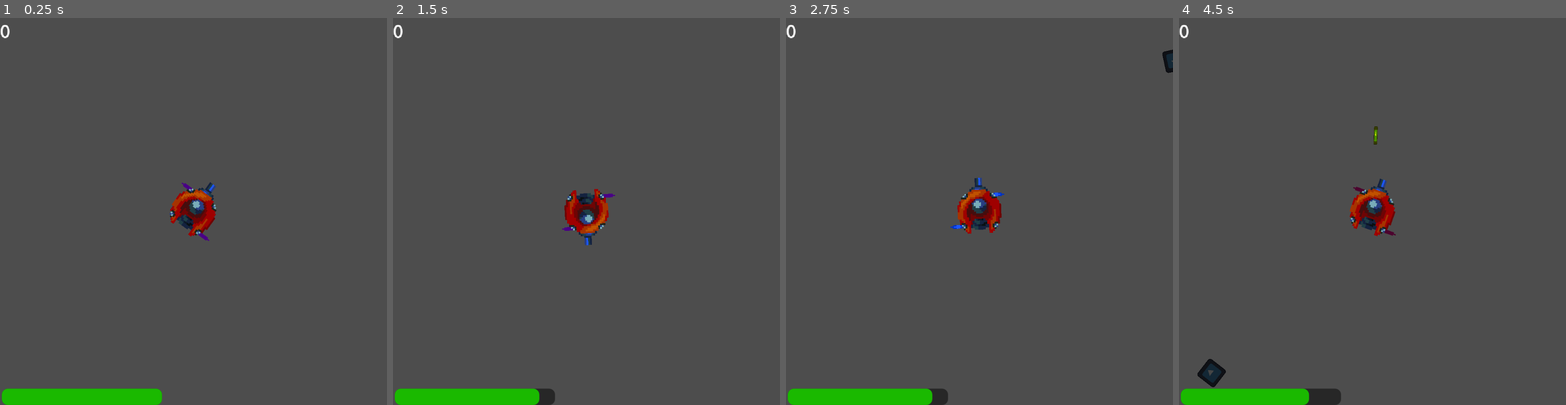
Above: before the commit, frames 1-4 (left to right).
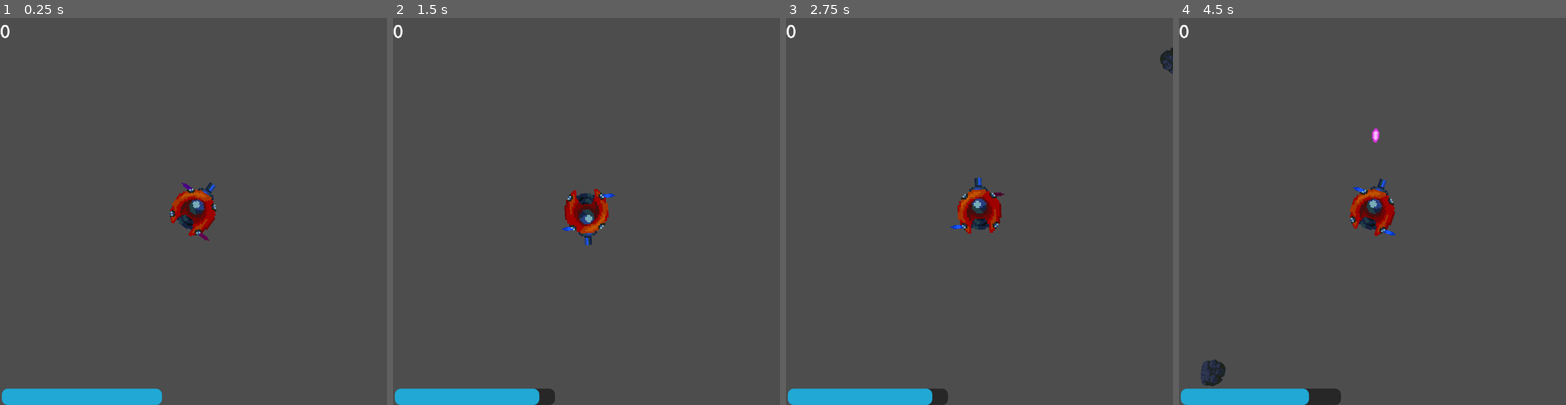
Above: after the commit, the same moments.

Repository: Wife-Haver/JuniperDevJam
Game: Godot game, scene res://Scenes/main.tscn
Two runs of this game, one before a commit and one after it. Both use one fixed random seed, a clock stepped at 60 frames per second and the inputs below. The engine's default icon, where the game draws it, is replaced by a stand-in: a white triangle on a blue panel in a dark square.
Inputs:
- Up to frame 1 (0.25 s): no input
- Up to frame 2 (1.5 s): tap L (blah) at 0.6 s; tap Q (flip_spin) at 1.35 s
- Up to frame 3 (2.75 s): tap Space (shoot) at 2.1 s
- Up to frame 4 (4.5 s): tap L (blah) at 2.85 s; hold Q (flip_spin) 3.53-4.28 s; tap Space (shoot) at 4.35 s

The runs differ from the first frame. In frame 1, 1.8% of the frame differs, in the area x 0-55%, y 55-100%; in frame 2, 1.6%; in frame 3, 1.7%; in frame 4, 1.8%.

Commit message:
added hp pickups

Diff:
--- a/Scenes/asteroid.tscn
+++ b/Scenes/asteroid.tscn
@@ -1,7 +1,7 @@
 [gd_scene format=3 uid="uid://rp1gatnvo3vh"]
 
 [ext_resource type="Script" uid="uid://cc2ajhvf0uimo" path="res://Scripts/asteroid.gd" id="1_a2bka"]
-[ext_resource type="Texture2D" uid="uid://bf3o57s62bg5c" path="res://icon.svg" id="2_rvlwq"]
+[ext_resource type="Texture2D" uid="uid://b028qjwg22dxc" path="res://Assets/BG/Asteroids_Foreground.png" id="2_a2bka"]
 
 [sub_resource type="CircleShape2D" id="CircleShape2D_bi0dy"]
 radius = 20.0
@@ -16,9 +16,9 @@
 script = ExtResource("1_a2bka")
 
 [node name="Sprite2D" type="Sprite2D" parent="." unique_id=2123245068]
-modulate = Color(0.2760652, 0.27606523, 0.27606523, 1)
-scale = Vector2(0.28125, 0.28125)
-texture = ExtResource("2_rvlwq")
+texture = ExtResource("2_a2bka")
+region_enabled = true
+region_rect = Rect2(72, 9, 47, 43)
 
 [node name="CollisionShape2D" type="CollisionShape2D" parent="." unique_id=186368251]
 shape = SubResource("CircleShape2D_bi0dy")
--- a/Scenes/bullet.tscn
+++ b/Scenes/bullet.tscn
@@ -1,26 +1,56 @@
 [gd_scene format=3 uid="uid://o37sfangb3tt"]
 
 [ext_resource type="Script" uid="uid://s60sotj1qu87" path="res://Scripts/bullet.gd" id="1_xjght"]
-[ext_resource type="Texture2D" uid="uid://bf3o57s62bg5c" path="res://icon.svg" id="2_oduel"]
+[ext_resource type="Texture2D" uid="uid://62n6yejfhdjk" path="res://Assets/FX/Fx_01.png" id="2_oduel"]
+[ext_resource type="Texture2D" uid="uid://g0khf24oenmb" path="res://Assets/FX/Fx_02.png" id="2_ycag2"]
+
+[sub_resource type="AtlasTexture" id="AtlasTexture_6afsh"]
+atlas = ExtResource("2_ycag2")
+region = Rect2(32, 0, 16, 16)
+
+[sub_resource type="AtlasTexture" id="AtlasTexture_odot3"]
+atlas = ExtResource("2_oduel")
+region = Rect2(32, 0, 16, 16)
+
+[sub_resource type="SpriteFrames" id="SpriteFrames_t8o6v"]
+animations = [{
+"frames": [{
+"duration": 1.0,
+"texture": SubResource("AtlasTexture_6afsh")
+}],
+"loop": true,
+"name": &"enemy_bullet",
+"speed": 5.0
+}, {
+"frames": [{
+"duration": 1.0,
+"texture": SubResource("AtlasTexture_odot3")
+}],
+"loop": true,
+"name": &"player_bullet",
+"speed": 5.0
+}]
 
 [sub_resource type="RectangleShape2D" id="RectangleShape2D_oduel"]
-size = Vector2(10, 34)
+size = Vector2(14, 26)
 
-[node name="Bullet" type="Area2D" unique_id=671410255]
+[node name="Bullet" type="Area2D" unique_id=671410255 node_paths=PackedStringArray("sprite")]
 collision_layer = 2
 collision_mask = 28
 script = ExtResource("1_xjght")
+sprite = NodePath("Sprite")
 
-[node name="Sprite2D" type="Sprite2D" parent="." unique_id=649517976]
-modulate = Color(1, 1, 0, 1)
-scale = Vector2(0.046875004, 0.234375)
-texture = ExtResource("2_oduel")
+[node name="Sprite" type="AnimatedSprite2D" parent="." unique_id=2505189]
+rotation = -1.5707964
+scale = Vector2(2, 2)
+sprite_frames = SubResource("SpriteFrames_t8o6v")
+animation = &"player_bullet"
 
 [node name="CollisionShape2D" type="CollisionShape2D" parent="." unique_id=1804759849]
 shape = SubResource("RectangleShape2D_oduel")
 
 [node name="VisibleOnScreenNotifier2D" type="VisibleOnScreenNotifier2D" parent="." unique_id=203552101]
-rect = Rect2(-6, -18, 12, 36)
+rect = Rect2(-6, -13, 12, 26)
 
 [connection signal="area_entered" from="." to="." method="_on_area_entered"]
 [connection signal="body_entered" from="." to="." method="_on_body_entered"]
--- a/Scenes/enemy_ship.tscn
+++ b/Scenes/enemy_ship.tscn
@@ -1,10 +1,10 @@
 [gd_scene format=3 uid="uid://cw50bwyh58w3l"]
 
 [ext_resource type="Script" uid="uid://m3f1bgml30xd" path="res://Scripts/enemy_ship.gd" id="1_fqvla"]
-[ext_resource type="Texture2D" uid="uid://bf3o57s62bg5c" path="res://icon.svg" id="2_fqvla"]
+[ext_resource type="Texture2D" uid="uid://c5w4vsmeo2lf2" path="res://Assets/Sprites/Spaceships.png" id="2_fqvla"]
 
 [sub_resource type="CircleShape2D" id="CircleShape2D_csf4i"]
-radius = 74.330345
+radius = 46.0
 
 [sub_resource type="Animation" id="Animation_38hgn"]
 length = 0.001
@@ -115,7 +115,10 @@
 collision_shape = NodePath("CollisionShape2D")
 
 [node name="Sprite2D" type="Sprite2D" parent="." unique_id=1129630495]
+scale = Vector2(2, 2)
 texture = ExtResource("2_fqvla")
+region_enabled = true
+region_rect = Rect2(273, 139, 29, 42)
 
 [node name="CollisionShape2D" type="CollisionShape2D" parent="." unique_id=1553780021]
 shape = SubResource("CircleShape2D_csf4i")
--- /dev/null
+++ b/Scenes/hp_pickup.tscn
@@ -0,0 +1,16 @@
+[gd_scene format=3 uid="uid://riwf4u608bre"]
+
+[ext_resource type="Texture2D" uid="uid://b1i3rl514rjmd" path="res://Assets/Sprites/HP_Pickup.png" id="1_0c0np"]
+[ext_resource type="Script" uid="uid://dc4uan2q3ter0" path="res://Scripts/hp_pickup.gd" id="2_mt3e6"]
+
+[sub_resource type="CircleShape2D" id="CircleShape2D_sc26t"]
+
+[node name="HpPickup" type="Sprite2D" unique_id=1636332956]
+texture = ExtResource("1_0c0np")
+script = ExtResource("2_mt3e6")
+
+[node name="Area2D" type="Area2D" parent="." unique_id=1375444914]
+collision_layer = 32
+
+[node name="CollisionShape2D" type="CollisionShape2D" parent="Area2D" unique_id=1815472226]
+shape = SubResource("CircleShape2D_sc26t")
--- a/Scenes/player.tscn
+++ b/Scenes/player.tscn
@@ -1,13 +1,13 @@
 [gd_scene format=3 uid="uid://bgpj1j7vpry5s"]
 
 [ext_resource type="Script" uid="uid://cvl6ac4ybxof5" path="res://Scripts/Player/player.gd" id="1_cvnsp"]
-[ext_resource type="Texture2D" uid="uid://c5w4vsmeo2lf2" path="res://Assets/Spaceships.png" id="2_fkybt"]
+[ext_resource type="Texture2D" uid="uid://c5w4vsmeo2lf2" path="res://Assets/Sprites/Spaceships.png" id="2_fkybt"]
 [ext_resource type="Script" uid="uid://ioj3xedbimuf" path="res://Scripts/Player/movement.gd" id="3_6t5aa"]
 [ext_resource type="Script" uid="uid://cshujio7i307a" path="res://Scripts/Player/shooting.gd" id="4_vgqql"]
 [ext_resource type="Script" uid="uid://bwiqv6cxtlmhp" path="res://Scripts/Player/thruster_anim.gd" id="5_8erm5"]
-[ext_resource type="Texture2D" uid="uid://dd1w6kssfgmfs" path="res://Assets/Guns.png" id="5_fkybt"]
-[ext_resource type="Texture2D" uid="uid://cqu3t0urcuwfg" path="res://Assets/Turrets.png" id="5_x3wgy"]
-[ext_resource type="Texture2D" uid="uid://hh76wctj7g6x" path="res://Assets/Thruster_02.png" id="7_3smsa"]
+[ext_resource type="Texture2D" uid="uid://dd1w6kssfgmfs" path="res://Assets/Sprites/Guns.png" id="5_fkybt"]
+[ext_resource type="Texture2D" uid="uid://cqu3t0urcuwfg" path="res://Assets/Sprites/Turrets.png" id="5_x3wgy"]
+[ext_resource type="Texture2D" uid="uid://hh76wctj7g6x" path="res://Assets/FX/Thruster_02.png" id="7_3smsa"]
 
 [sub_resource type="CircleShape2D" id="CircleShape2D_cvnsp"]
 radius = 41.01219
@@ -112,7 +112,7 @@
 scale = Vector2(2, 2)
 sprite_frames = SubResource("SpriteFrames_pu2lt")
 autoplay = "default"
-frame_progress = 0.635388
+frame_progress = 0.10825895
 
 [node name="ClickWise2" type="AnimatedSprite2D" parent="." unique_id=1142167584]
 position = Vector2(-37, -28)
@@ -120,7 +120,7 @@
 scale = Vector2(2, 2)
 sprite_frames = SubResource("SpriteFrames_pu2lt")
 autoplay = "default"
-frame_progress = 0.90403104
+frame_progress = 0.37690094
 
 [node name="NotClockWise1" type="AnimatedSprite2D" parent="." unique_id=1777333792]
 visible = false
@@ -128,7 +128,7 @@
 scale = Vector2(2, 2)
 sprite_frames = SubResource("SpriteFrames_pu2lt")
 autoplay = "default"
-frame_progress = 0.41384244
+frame_progress = 0.8867145
 
 [node name="NotClockWise2" type="AnimatedSprite2D" parent="." unique_id=729980029]
 visible = false
@@ -137,4 +137,4 @@
 scale = Vector2(2, 2)
 sprite_frames = SubResource("SpriteFrames_pu2lt")
 autoplay = "default"
-frame_progress = 0.2695994
+frame_progress = 0.7424713
--- a/Scenes/ui.tscn
+++ b/Scenes/ui.tscn
@@ -12,7 +12,7 @@
 corner_radius_bottom_left = 10
 
 [sub_resource type="StyleBoxFlat" id="StyleBoxFlat_jxero"]
-bg_color = Color(0.10100246, 0.72534674, 0, 1)
+bg_color = Color(0.13059074, 0.6566449, 0.8360409, 1)
 corner_radius_top_left = 10
 corner_radius_top_right = 10
 corner_radius_bottom_right = 10
--- a/Scripts/Globals/player_manager.gd
+++ b/Scripts/Globals/player_manager.gd
@@ -22,7 +22,13 @@
 func set_max_hp(newHP:int)->void:
 	_max_hp = newHP
 
+func heal_player(amt:int)->void:
+	if _current_hp >= _max_hp:
+		return
+	else:
+		_current_hp += amt
+	update_current_hp.emit()
+
 func hurt_player(amt:int)->void:
-
 	_current_hp -= amt
 	update_current_hp.emit()
--- a/Scripts/Globals/score_manager.gd
+++ b/Scripts/Globals/score_manager.gd
@@ -3,6 +3,8 @@
 var _player_score:int = 0
 
 signal score_increased(amt:int)
+
+var HP_PICKUP_SCENE:PackedScene = preload("uid://riwf4u608bre")
 
 func _ready():
 	pass
@@ -13,3 +15,8 @@
 
 func set_player_score(newScore:int)->void:
 	_player_score = newScore
+
+func spawn_hp_pickup(pos: Vector2) -> void:
+	var pickup: HealthPickup = HP_PICKUP_SCENE.instantiate()
+	pickup.global_position = pos
+	get_tree().current_scene.call_deferred("add_child", pickup)
--- a/Scripts/asteroid.gd
+++ b/Scripts/asteroid.gd
@@ -9,6 +9,7 @@
 
 var _dmg_amt:int = 1
 
+
 func _ready():
 	_rotate_speed = randi_range(1,3)
 	_spin_direction = [-1, 1].pick_random()
@@ -19,8 +20,9 @@
 
 func hit():
 	ScoreManager.increase_score(score_value)
-	queue_free()
+	ScoreManager.spawn_hp_pickup(global_position)
 
+	call_deferred("queue_free")
 func _on_player_entered(body:Node2D):
 	if body is Player:
 		_hit_player()
--- a/Scripts/bullet.gd
+++ b/Scripts/bullet.gd
@@ -8,7 +8,14 @@
 
 var velocity: Vector2 = Vector2.ZERO
 
+@export var sprite: AnimatedSprite2D
+
 func _ready() -> void:
+	if is_player_bullet:
+		sprite.play("player_bullet")
+	else:
+		sprite.play("enemy_bullet")
+
 	velocity = Vector2.RIGHT.rotated(rotation - PI/2) * speed
 
 	#body_entered.connect(_on_body_entered)
@@ -36,6 +43,6 @@
 	if target.has_method("hit"):
 		target.hit()
 
-	queue_free()
+	call_deferred("queue_free")
 func _on_left_screen() -> void:
-	queue_free()
+	call_deferred("queue_free")
--- a/Scripts/enemy_ship.gd
+++ b/Scripts/enemy_ship.gd
@@ -68,6 +68,7 @@
 	animation_player.play("hit")
 
 	if hp <= 0:
+		ScoreManager.spawn_hp_pickup(global_position)
 		_die()
 
 func _die() -> void:
--- /dev/null
+++ b/Scripts/hp_pickup.gd
@@ -0,0 +1,29 @@
+class_name HealthPickup
+extends Sprite2D
+
+var player:Player
+var player_pos:Vector2
+
+var travel_time:float = 2.0
+var heal_amount:int = 1
+
+var _tween:Tween = null
+
+func _ready():
+
+	player_pos = Vector2(320,320)
+
+	_tween = create_tween()
+	_tween.set_trans(Tween.TRANS_SINE)
+	_tween.set_ease(Tween.EASE_IN)
+	_tween.tween_property(self, "global_position", player_pos, travel_time)
+	_tween.finished.connect(_on_arrived)
+
+func _on_arrived() -> void:
+	# Guard against this firing twice (once from tween.finished, once from
+	# the lifetime safety timer) after the node is already gone.
+	if not is_instance_valid(self) or is_queued_for_deletion():
+		return
+
+	PlayerManager.heal_player(heal_amount)
+	queue_free()
--- a/project.godot
+++ b/project.godot
@@ -30,6 +30,10 @@
 window/stretch/mode="canvas_items"
 window/canvas_textures/default_texture_filter=0
 
+[global_group]
+
+Player=""
+
 [input]
 
 flip_spin={
@@ -55,6 +59,7 @@
 2d_physics/layer_3="Asteroids"
 2d_physics/layer_4="Enemy Ship"
 2d_physics/layer_5="Enemy Bullets"
+2d_physics/layer_6="Pickup"
 
 [physics]
 
Binary file added: Assets/BG/Asteroids_Foreground.png
Not shown, changed: Assets/BG/Asteroids_Foreground.png.import
Binary file added: Assets/FX/Fx_01.png
Not shown, changed: Assets/FX/Fx_01.png.import
Binary file added: Assets/FX/Fx_02.png
Not shown, added: Assets/FX/Fx_02.png.import
Renamed: Assets/Thruster_01.png -> Assets/FX/Thruster_01.png
Not shown, changed: Assets/FX/Thruster_01.png.import
Renamed: Assets/Thruster_02.png -> Assets/FX/Thruster_02.png
Not shown, changed: Assets/FX/Thruster_02.png.import
Renamed: Assets/Guns.png -> Assets/Sprites/Guns.png
Not shown, added: Assets/Sprites/Guns.png.import
(and 9 more such lines)
